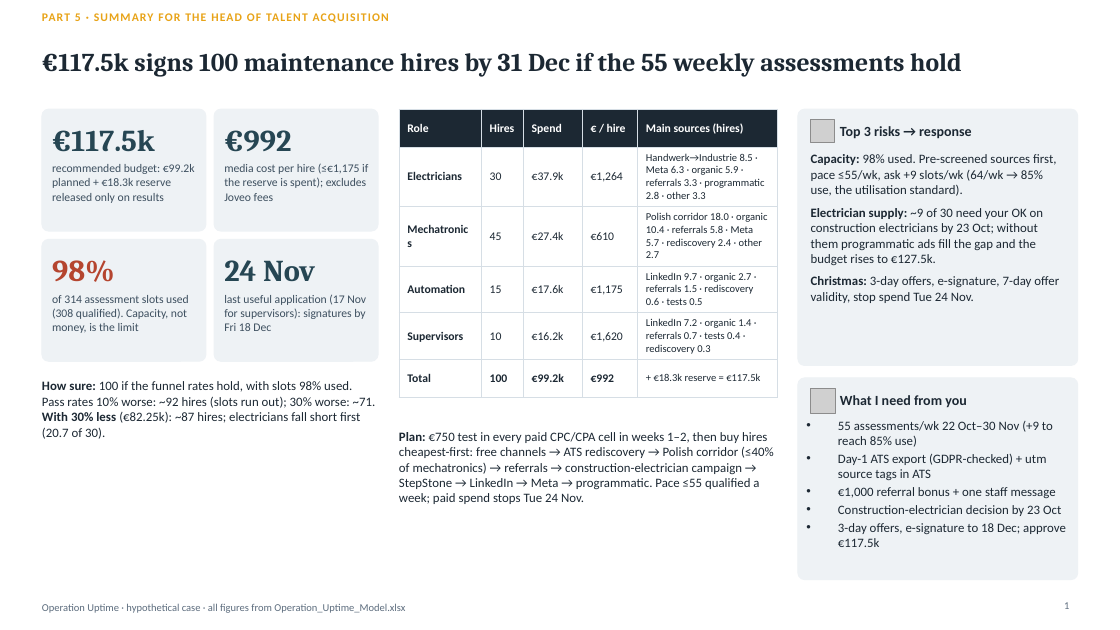
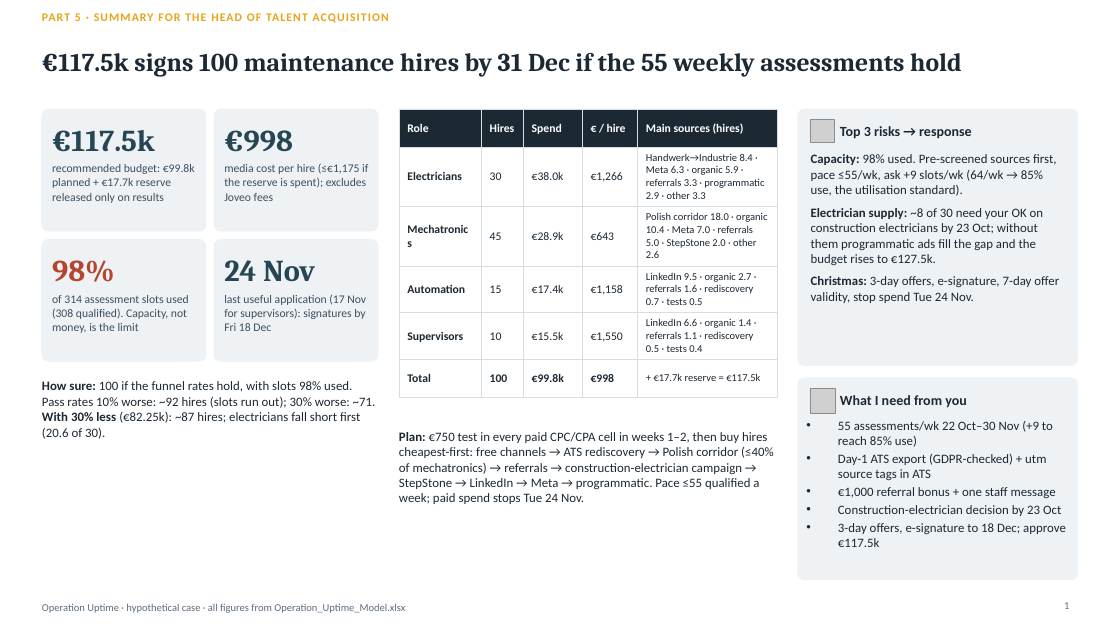
Before and after one commit to Anurag160596/haystack, a slide deck: slide 1 of operation_uptime/Operation_Uptime_Deck.pptx. Drawn at 1120x630 pixels with LibreOffice and Linux fonts; fonts in the diff are those of the drawing; grey boxes stand for pictures. Boxes give left, top, right and bottom in pixels: in the first picture for what was removed or moved away, otherwise in the second. Text is boxed around its words. In the diff, an @@ line names an element or a change of style, - is before the commit and + after.

```diff
--- a/operation_uptime/Operation_Uptime_Deck.pptx
+++ b/operation_uptime/Operation_Uptime_Deck.pptx
@@ table at <box>399,109,777,478</box> @@
-row 2: Electricians | 30 | €37.9k | €1,264 | Handwerk→Industrie 8.5 · Meta 6.3 · organic 5.9 · referrals 3.3 · programmatic 2.8 · other 3.3
+row 2: Electricians | 30 | €38.0k | €1,266 | Handwerk→Industrie 8.4 · Meta 6.3 · organic 5.9 · referrals 3.3 · programmatic 2.9 · other 3.3
-row 3: Mechatronics | 45 | €27.4k | €610 | Polish corridor 18.0 · organic 10.4 · referrals 5.8 · Meta 5.7 · rediscovery 2.4 · other 2.7
+row 3: Mechatronics | 45 | €28.9k | €643 | Polish corridor 18.0 · organic 10.4 · Meta 7.0 · referrals 5.0 · StepStone 2.0 · other 2.6
-row 4: Automation | 15 | €17.6k | €1,175 | LinkedIn 9.7 · organic 2.7 · referrals 1.5 · rediscovery 0.6 · tests 0.5
+row 4: Automation | 15 | €17.4k | €1,158 | LinkedIn 9.5 · organic 2.7 · referrals 1.6 · rediscovery 0.7 · tests 0.5
-row 5: Supervisors | 10 | €16.2k | €1,620 | LinkedIn 7.2 · organic 1.4 · referrals 0.7 · tests 0.4 · rediscovery 0.3
+row 5: Supervisors | 10 | €15.5k | €1,550 | LinkedIn 6.6 · organic 1.4 · referrals 1.1 · rediscovery 0.5 · tests 0.4
-row 6: Total | 100 | €99.2k | €992 | + €18.3k reserve = €117.5k
+row 6: Total | 100 | €99.8k | €998 | + €17.7k reserve = €117.5k
@@ text at <box>224,130,293,152</box>: text changed @@
-€992
+€998
@@ text at <box>52,164,195,203</box>: text changed @@
-recommended budget: €99.2k planned + €18.3k reserve released only on results
+recommended budget: €99.8k planned + €17.7k reserve released only on results
@@ text at <box>811,208,1043,265</box>: text changed @@
-Electrician supply: ~9 of 30 need your OK on construction electricians by 23 Oct; without them programmatic ads fill the gap and the budget rises to €127.5k.
+Electrician supply: ~8 of 30 need your OK on construction electricians by 23 Oct; without them programmatic ads fill the gap and the budget rises to €127.5k.
@@ text at <box>42,381,376,439</box>: text changed @@
-How sure: 100 if the funnel rates hold, with slots 98% used. Pass rates 10% worse: ~92 hires (slots run out); 30% worse: ~71. With 30% less (€82.25k): ~87 hires; electricians fall short first (20.7 of 30).
+How sure: 100 if the funnel rates hold, with slots 98% used. Pass rates 10% worse: ~92 hires (slots run out); 30% worse: ~71. With 30% less (€82.25k): ~87 hires; electricians fall short first (20.6 of 30).
```
Also in this commit, not shown: 7 other slides changed, 10 other files.
